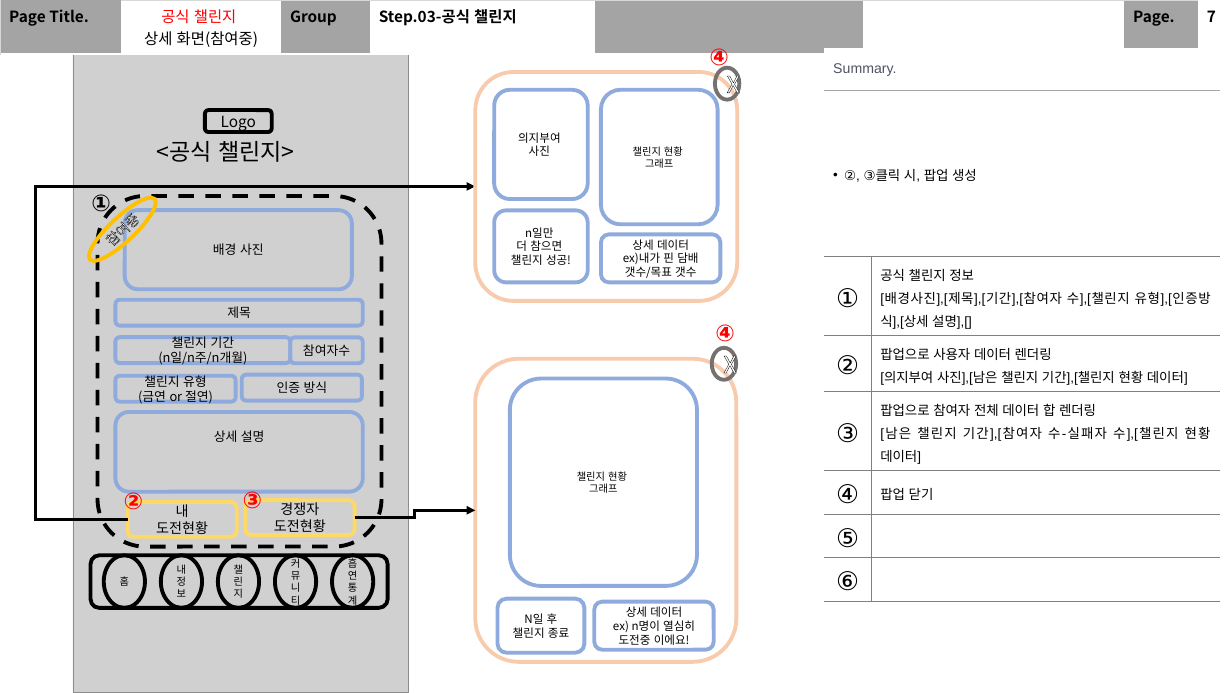
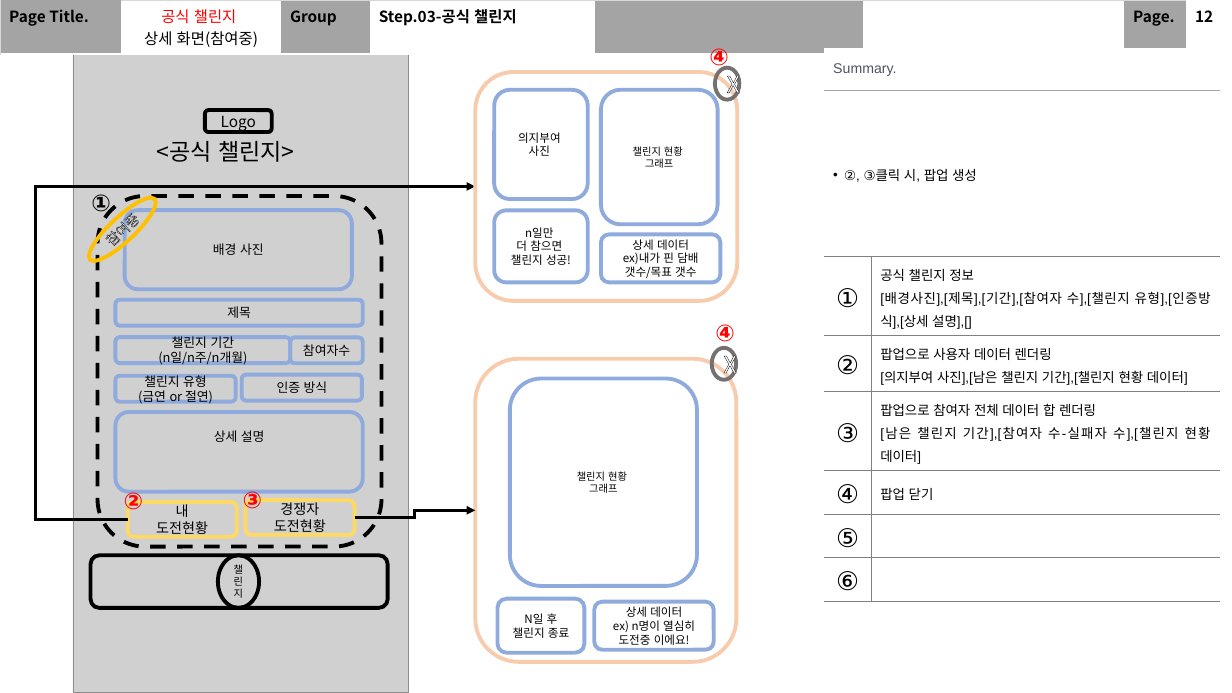
Before and after one commit to SeolMyeongJae/KSA-final-project, a slide deck: slide 14 of 06-최종산출물/UI 및 화면 설계.pptx (slide 11 before the commit). Drawn at 1232x693 pixels with LibreOffice and Linux fonts; fonts in the diff are those of the drawing; grey boxes stand for pictures. Boxes give left, top, right and bottom in pixels: in the first picture for what was removed or moved away, otherwise in the second. Text is boxed around its words. In the diff, an @@ line names an element or a change of style, - is before the commit and + after.

```diff
--- a/06-최종산출물/UI 및 화면 설계.pptx
+++ b/06-최종산출물/UI 및 화면 설계.pptx
@@ table at (0, 0, 1232, 51) @@
-row 1, column 10: 7
+row 1, column 10: 12
@@ ellipse removed at (104, 555, 145, 608) @@
-홈
@@ ellipse removed at (161, 555, 202, 608) @@
-내 정보
@@ ellipse removed at (275, 555, 317, 608) @@
-커뮤니티
@@ ellipse removed at (332, 555, 373, 608) @@
-흡연통계
```
Also in this commit, not shown: 15 other slides changed, 15 slides added.
